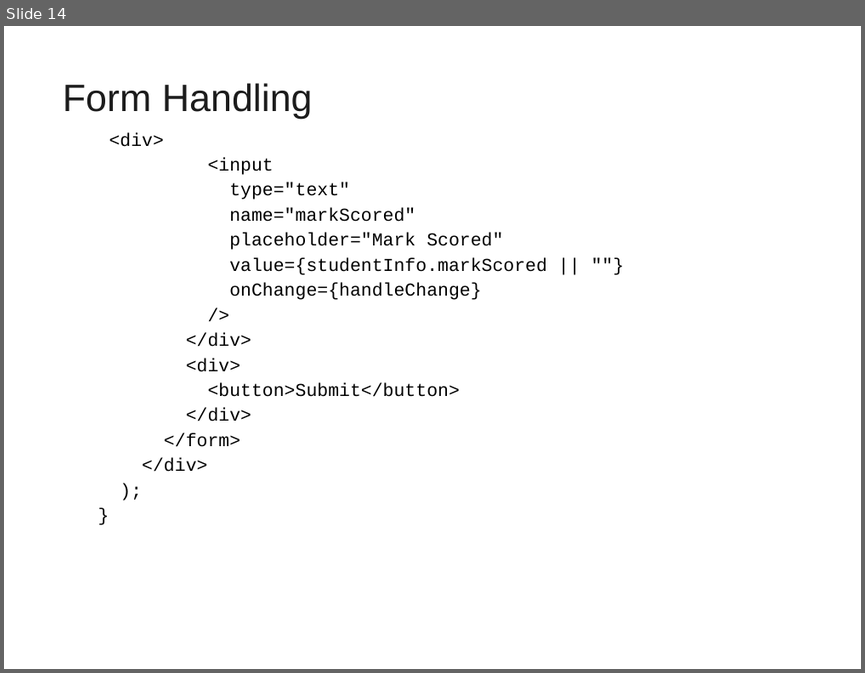
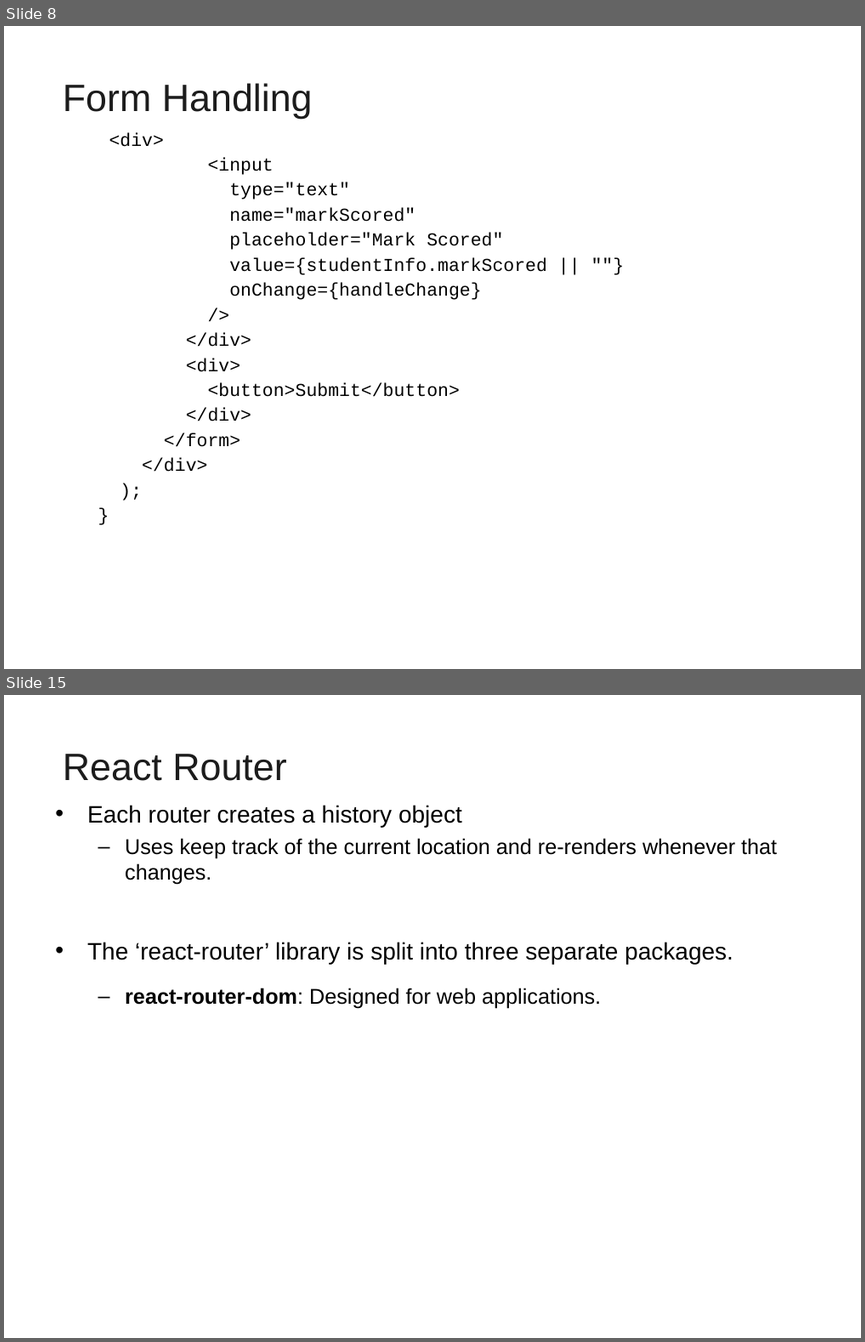
Before and after one commit to vatsanTraining/freshers_dec_2021, a slide deck: ReactJS_Module2.ppt. Shown one above the other, each under a label of ours: slide 14 before the commit, slides 8 and 15 after it; the slides between them are not shown. The pictures are 865x673 and 865x1342 pixels, drawn with LibreOffice and Linux fonts; fonts in the diff are those of the drawing; background and template pictures are left out. Boxes give left, top, right and bottom in pixels: in the first picture for what was removed or moved away, otherwise in the second. Text is boxed around its words. In the diff, an @@ line names an element or a change of style, - is before the commit and + after.

```diff
--- a/ReactJS_Module2.ppt
+++ b/ReactJS_Module2.ppt
@@ slide 15 added at (x1=4, y1=695, x2=861, y2=1338), background picture (left out) @@
@@ title added at (x1=63, y1=754, x2=286, y2=781), 32 pt, text #1C1C1C @@
+React Router
@@ text added at (x1=87, y1=805, x2=777, y2=1009), 18 pt, text #000000 @@
+• Each router creates a history object
+  – Uses keep track of the current location and re-renders whenever that changes.
+• The ‘react-router’ library is split into three separate packages.
+  – react-router-dom: Designed for web applications.
@@ what was slide 14 is now slide 8 @@
```
Also in this commit, not shown: 1 slide changed, 17 other slides added, 5 slides removed.
